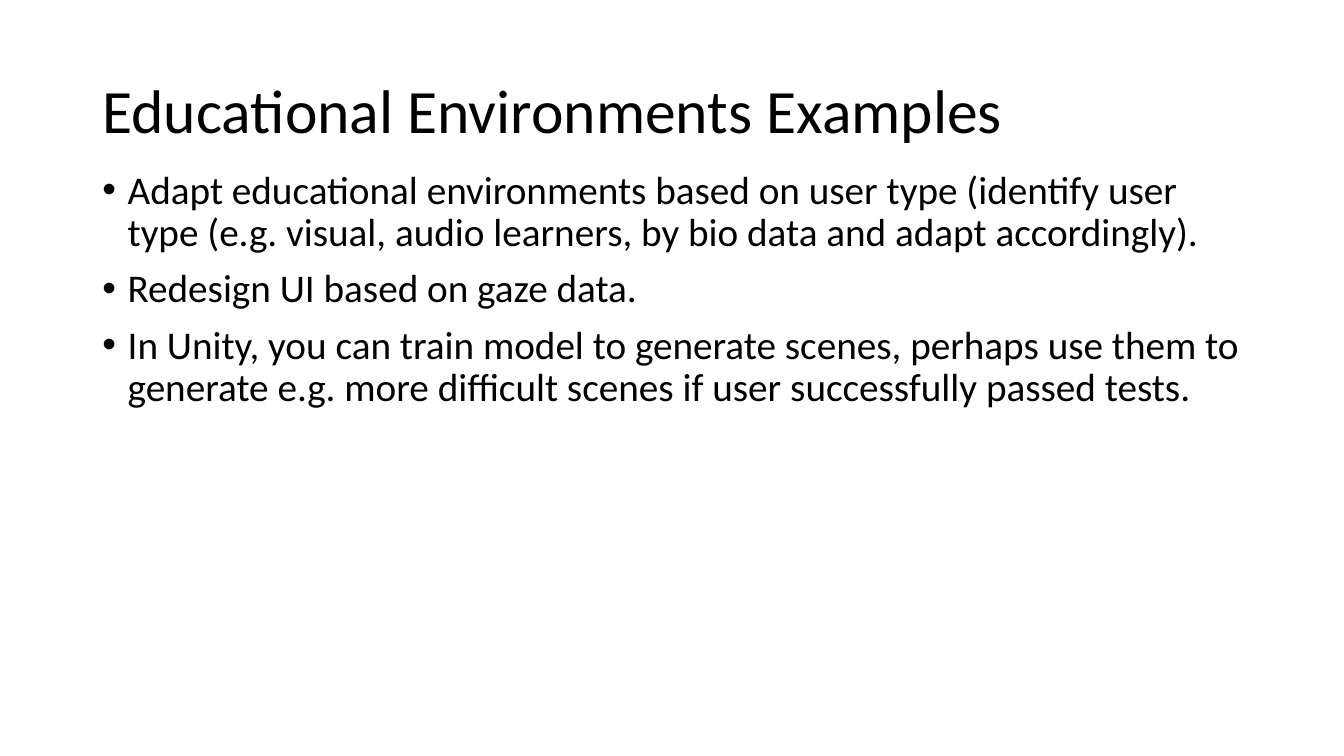
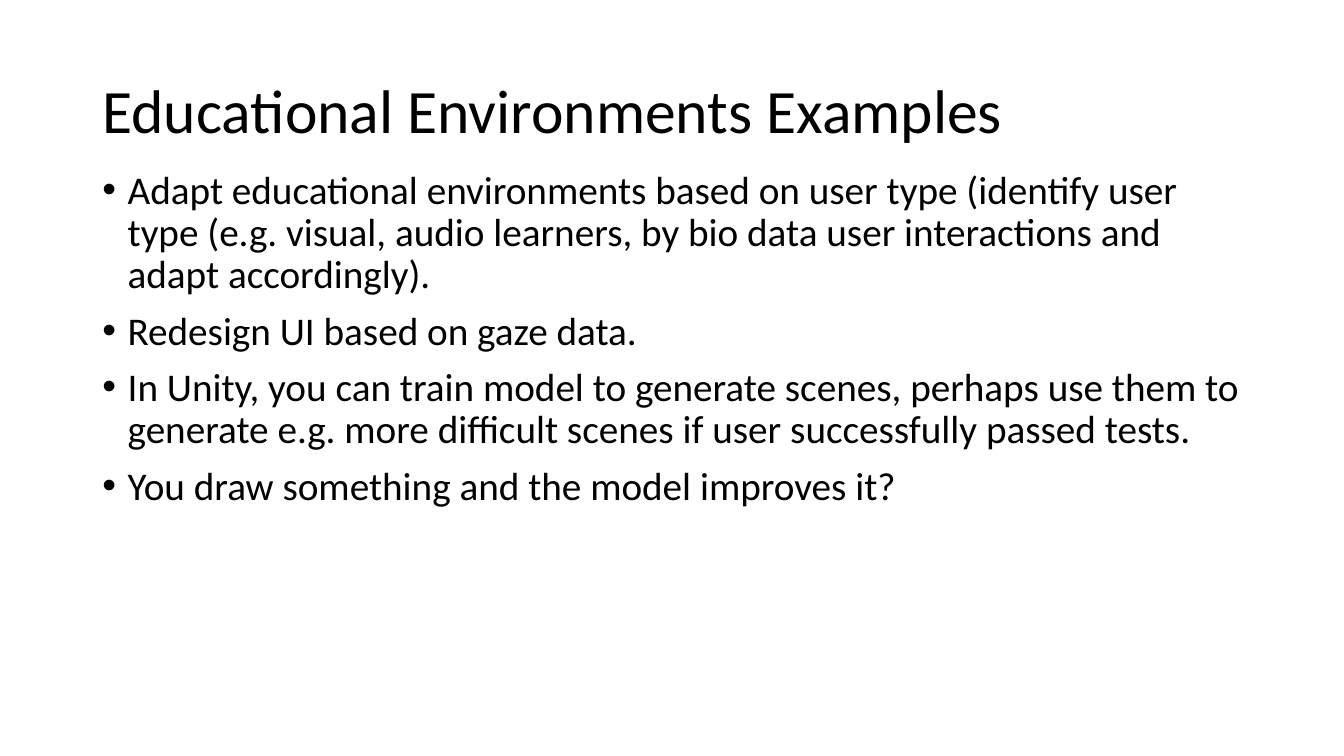
Before and after one commit to ztsv-av/xr_ml, a slide deck: slide 11 of unity-vs-unreal.pptx. Drawn at 1344x756 pixels with LibreOffice and Linux fonts; fonts in the diff are those of the drawing. Boxes give left, top, right and bottom in pixels: in the first picture for what was removed or moved away, otherwise in the second. Text is boxed around its words. In the diff, an @@ line names an element or a change of style, - is before the commit and + after.

Commit message:
upd

```diff
--- a/unity-vs-unreal.pptx
+++ b/unity-vs-unreal.pptx
@@ text at [128, 175, 1177, 295]: text changed @@
-• Adapt educational environments based on user type (identify user type (e.g. visual, audio learners, by bio data and adapt accordingly).
+• Adapt educational environments based on user type (identify user type (e.g. visual, audio learners, by bio data user interactions and adapt accordingly).
@@ text at [128, 472, 895, 507]: paragraph added @@
+• You draw something and the model improves it?
```
